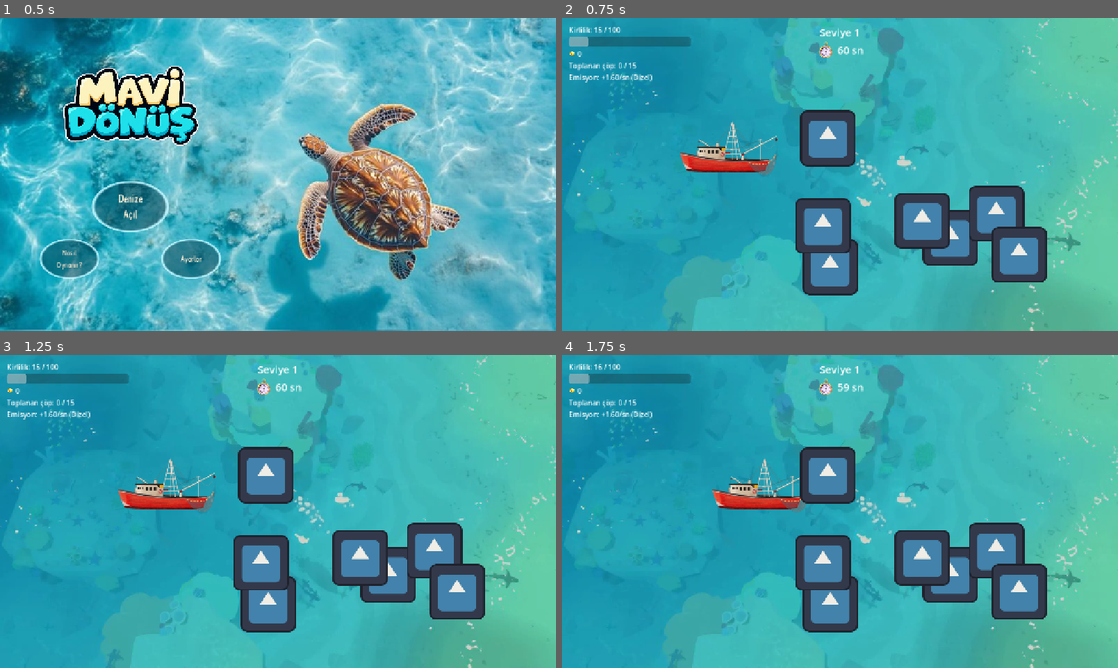
Above: before the commit, frames 1-4 (two rows, left to right).
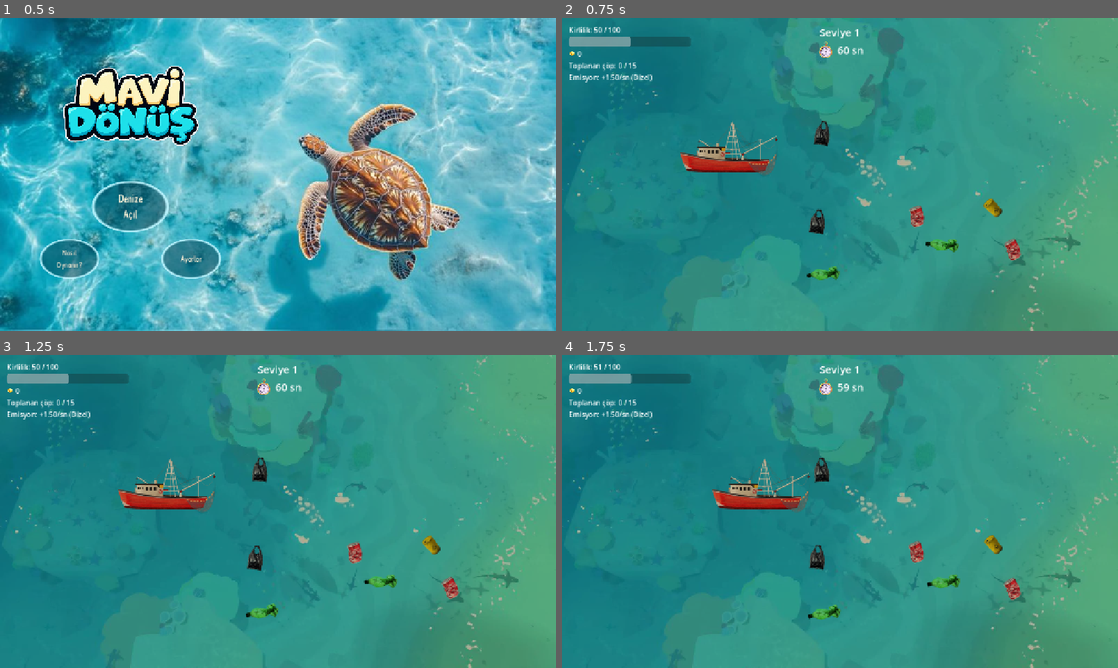
Above: after the commit, the same moments.

Repository: tubaiskol/Mavi-Donus-Hackathon-Team22
Game: Godot game, scene res://scenes/main_menu.tscn
The game is run twice, just before and just after one commit, with the same random seed, the same clock (stepped at 60 frames per second) and the same inputs. The engine's default icon, where the game draws it, is replaced by a stand-in: a white triangle on a blue panel in a dark square.
Inputs:
- Up to frame 1 (0.5 s): no input
- Up to frame 2 (0.75 s): click "Denize Açıl" at 0.5 s
- Up to frame 3 (1.25 s): no input
- Up to frame 4 (1.75 s): hold Right (move_right) from 1.28 s (still down)

Frame 1 is identical in both runs. In frame 2, 99% of the frame differs, in the area x 0-100%, y 0-100%; in frame 3, 99%; in frame 4, 99%.
Error before the commit: Parse Error: Too many arguments for "add_new_trash_pollution()" call. Expected at most 0 but received 1. (res://scripts/trash.gd:28)

Commit message:
kirlilik tabanı, görev sistemi, çöp konteyneri ve gemi kataloğu eklendi

Diff:
--- a/scripts/game_state.gd
+++ b/scripts/game_state.gd
@@ -2,25 +2,87 @@
 
 signal pollution_changed(value: float)
 signal coins_changed(value: int)
+signal boat_changed(boat_id: String)
+signal carried_trash_changed(carried: int, delivered: int)
+signal quests_changed
+signal toast_requested(message: String, duration: float)
 signal round_ended
 signal game_won
 signal game_lost
 
-const INITIAL_TRASH_POLLUTION := 5.0
-const NEW_TRASH_POLLUTION := 3.0
-
-# Oyuncunun gördüğü toplam kirlilik (0 - 100 arası).
-var pollution := 15.0
-
-# Dizel motor emisyonu (Seviye 1'de 1.6/sn, sonraki seviyelerde zorlaşır).
-var emission_per_sec := 1.60
+const INITIAL_TRASH_POLLUTION := 7.0
+const NEW_TRASH_POLLUTION := 3.5
+
+const BOAT_CATALOG := {
+	"red": {
+		"name": "Kırmızı Balıkçı Teknesi",
+		"cost": 0,
+		"radius_bonus": 0.0,
+		"delivery_bonus": 0,
+		"desc": "Standart kıyı temizlik teknesi"
+	},
+	"blue": {
+		"name": "Mavi Temizlik Gemisi",
+		"cost": 10,
+		"radius_bonus": 15.0,
+		"delivery_bonus": 1,
+		"desc": "Toplama alanı +15 | Konteyner bonusu +1 coin"
+	},
+	"emerald": {
+		"name": "Yeşil Eko-Katamaran",
+		"cost": 18,
+		"radius_bonus": 25.0,
+		"delivery_bonus": 2,
+		"desc": "Toplama alanı +25 | Konteyner bonusu +2 coin"
+	},
+	"gold": {
+		"name": "Altın Sahil Güvenlik",
+		"cost": 28,
+		"radius_bonus": 35.0,
+		"delivery_bonus": 3,
+		"desc": "Toplama alanı +35 | Konteyner bonusu +3 coin"
+	},
+	"royal": {
+		"name": "Mor Okyanus Gemisi",
+		"cost": 40,
+		"radius_bonus": 48.0,
+		"delivery_bonus": 4,
+		"desc": "Toplama alanı +48 | Konteyner bonusu +4 coin"
+	}
+}
+
+const BOAT_ORDER := ["red", "blue", "emerald", "gold", "royal"]
+
+# Oyuncunun gördüğü toplam kirlilik (0 - 100 arası, en az %50'den başlar).
+var pollution := 50.0
+
+# Toplam kirliliğin iki kaynağı: denizdeki atıklar ve dizel motor emisyonu.
+var trash_pollution := 50.0
+var motor_pollution := 0.0
+
+# Seviyede kalan toplam çöp (henüz spawn olmamış olanlar dahil).
+var remaining_trash := 15
+# Başlangıçtaki 7-8 çöpün her birinin başlangıç kirliliğindeki payı.
+var initial_trash_unit_pollution := 7.0
+
+# Dizel motor emisyonu (Seviye 1'de 1.5/sn, sonraki seviyelerde zorlaşır).
+var emission_per_sec := 1.50
 var has_solar := false
+var has_wide_net := false
+var has_blue_boat := false
+var owned_boats: Array[String] = ["red"]
+var selected_boat := "red"
 
 var trash_value := -4.0
 var turtle_value := -10.0
 var fish_penalty := 5.0
 
 var coins := 0
+var total_collected_trash := 0
+var carried_trash := 0
+var delivered_trash := 0
+var rescued_turtles := 0
+
 var boat_speed := 220.0
 var pickup_radius := 40.0
 
@@ -29,31 +91,99 @@
 var running := false
 var game_over := false
 
+var quests: Array[Dictionary] = []
+
+
+func _ready() -> void:
+	_init_quests()
+
+
+func _init_quests() -> void:
+	quests = [
+		{
+			"id": "deliver_5",
+			"title": "İlk Teslimat: Konteynere 5 çöp dök",
+			"target": 5,
+			"progress": 0,
+			"reward": 5,
+			"completed": false
+		},
+		{
+			"id": "deliver_15",
+			"title": "Geri Dönüşümcü: Konteynere 15 çöp dök",
+			"target": 15,
+			"progress": 0,
+			"reward": 12,
+			"completed": false
+		},
+		{
+			"id": "collect_20",
+			"title": "Deniz Süpürgesi: Denizden 20 çöp topla",
+			"target": 20,
+			"progress": 0,
+			"reward": 8,
+			"completed": false
+		},
+		{
+			"id": "rescue_2",
+			"title": "Caretta Dostu: 2 Caretta kurtar",
+			"target": 2,
+			"progress": 0,
+			"reward": 10,
+			"completed": false
+		},
+		{
+			"id": "buy_solar",
+			"title": "Temiz Enerji: Güneş Paneli satın al",
+			"target": 1,
+			"progress": 0,
+			"reward": 8,
+			"completed": false
+		},
+		{
+			"id": "deliver_30",
+			"title": "Mavi Kahraman: Konteynere 30 çöp dök",
+			"target": 30,
+			"progress": 0,
+			"reward": 25,
+			"completed": false
+		}
+	]
+
 
 func get_round_time() -> float:
 	match current_round:
 		1: return 60.0
 		2: return 55.0
-		3: return 50.0
+		3: return 52.0
 		4: return 48.0
 		_: return 45.0
 
 
 func get_min_pollution_for_level(level: int) -> float:
-	# Her seviye açıldığında koy biraz daha kirli başlar
+	# Kirlilik en az %50'den başlar ve seviyeye göre başlangıçtaki 7-8 çöple tutarlıdır.
 	match level:
-		1: return 15.0
-		2: return 20.0
-		3: return 25.0
-		4: return 30.0
-		_: return 35.0
+		1: return 50.0
+		2: return 52.0
+		3: return 56.0
+		4: return 58.0
+		_: return 60.0
 
 
 func update_emission_for_current_round() -> void:
 	if has_solar:
 		emission_per_sec = 0.0
 	else:
-		emission_per_sec = 1.60 + (current_round - 1) * 0.15
+		emission_per_sec = 1.50 + (current_round - 1) * 0.15
+
+
+func recalculate_pickup_radius() -> void:
+	var base := 40.0
+	if has_wide_net:
+		base += 25.0
+	if BOAT_CATALOG.has(selected_boat):
+		base += float(BOAT_CATALOG[selected_boat]["radius_bonus"])
+	pickup_radius = base
 
 
 func start_next_level() -> void:
@@ -61,27 +191,163 @@
 	round_time = get_round_time()
 	update_emission_for_current_round()
 
-	# Yeni seviye kirlilik tabanı uygulanır
+
+func start_level_pollution(total_trash: int = 15, initial_trash: int = 7) -> void:
+	remaining_trash = maxi(total_trash, 1)
+	var safe_initial := maxi(initial_trash, 1)
 	var min_pol := get_min_pollution_for_level(current_round)
-	pollution = clampf(maxf(pollution, min_pol), 0.0, 100.0)
-	pollution_changed.emit(pollution)
+	var calculated_pol := float(safe_initial) * INITIAL_TRASH_POLLUTION
+	trash_pollution = clampf(maxf(min_pol, calculated_pol), 50.0, 85.0)
+	initial_trash_unit_pollution = trash_pollution / float(safe_initial)
+	motor_pollution = 0.0
+	_update_pollution()
+
+
+func get_initial_trash_unit_pollution() -> float:
+	return initial_trash_unit_pollution
+
+
+func add_new_trash_pollution(amount: float = NEW_TRASH_POLLUTION) -> void:
+	if game_over:
+		return
+
+	var added := maxf(amount, 0.0)
+	trash_pollution += added
+	_update_pollution()
 
 
 func collect_trash(clean_amount: float = 4.0, coin_amount: int = 1) -> float:
 	if game_over or not running:
 		return 0.0
 
-	var cleaned := absf(clean_amount)
-	add_pollution(-cleaned)
+	var before_pol := pollution
+	var own_clean := maxf(absf(clean_amount), 0.0)
+
+	# Çöp kendi kirlilik payını ve kalan motor emisyonunun eşit payını temizler.
+	var motor_share := 0.0
+	if remaining_trash > 0:
+		motor_share = motor_pollution / float(remaining_trash)
+
+	trash_pollution = maxf(trash_pollution - own_clean, 0.0)
+	motor_pollution = maxf(motor_pollution - motor_share, 0.0)
+
+	remaining_trash = maxi(remaining_trash - 1, 0)
+	if remaining_trash == 0:
+		trash_pollution = 0.0
+		motor_pollution = 0.0
+
+	total_collected_trash += 1
+	carried_trash += 1
 	add_coins(coin_amount)
-	return cleaned
+	_update_pollution()
+	carried_trash_changed.emit(carried_trash, delivered_trash)
+	_update_quests()
+
+	return maxf(before_pol - pollution, own_clean)
+
+
+func deliver_carried_trash() -> int:
+	if carried_trash <= 0 or game_over:
+		return 0
+
+	var count := carried_trash
+	carried_trash = 0
+	delivered_trash += count
+
+	var bonus_per_trash := 1
+	if BOAT_CATALOG.has(selected_boat):
+		bonus_per_trash += int(BOAT_CATALOG[selected_boat]["delivery_bonus"])
+
+	var bonus_coins := count * bonus_per_trash
+	add_coins(bonus_coins)
+	carried_trash_changed.emit(carried_trash, delivered_trash)
+	show_toast(
+		"Çöp Konteynerine %d çöp döküldü! +%d Ek Coin kazandın!" % [count, bonus_coins],
+		3.0
+	)
+	_update_quests()
+	return bonus_coins
+
+
+func record_turtle_rescue() -> void:
+	rescued_turtles += 1
+	_update_quests()
+
+
+func _update_quests() -> void:
+	var changed := false
+	for q in quests:
+		var qid: String = q["id"]
+		var prev_prog: int = q["progress"]
+		match qid:
+			"deliver_5", "deliver_15", "deliver_30":
+				q["progress"] = mini(delivered_trash, int(q["target"]))
+			"collect_20":
+				q["progress"] = mini(total_collected_trash, int(q["target"]))
+			"rescue_2":
+				q["progress"] = mini(rescued_turtles, int(q["target"]))
+			"buy_solar":
+				q["progress"] = 1 if has_solar else 0
+
+		if q["progress"] != prev_prog:
+			changed = true
+
+		if not q["completed"] and int(q["progress"]) >= int(q["target"]):
+			q["completed"] = true
+			changed = true
+			var reward: int = int(q["reward"])
+			add_coins(reward)
+			if AudioManager:
+				AudioManager.play_win()
+			show_toast(
+				"Görev Tamamlandı: %s (+%d Coin!)" % [q["title"], reward],
+				3.5
+			)
+
+	if changed:
+		quests_changed.emit()
+
+
+func get_active_quest_summary() -> String:
+	for q in quests:
+		if not q["completed"]:
+			return "Görev: %s (%d/%d) [+%d Coin]" % [
+				q["title"],
+				int(q["progress"]),
+				int(q["target"]),
+				int(q["reward"])
+			]
+	return "Tüm Görevler Tamamlandı! Harika iş!"
+
+
+func clean_motor_pollution(amount: float) -> void:
+	if game_over:
+		return
+
+	var cleaning := maxf(amount, 0.0)
+	var cleaned_motor := minf(motor_pollution, cleaning)
+	motor_pollution -= cleaned_motor
+	cleaning -= cleaned_motor
+
+	if cleaning > 0.0:
+		trash_pollution = maxf(trash_pollution - cleaning, 0.0)
+
+	_update_pollution()
 
 
 func add_pollution(amount: float) -> void:
 	if game_over:
 		return
 
-	pollution = clampf(pollution + amount, 0.0, 100.0)
+	if amount >= 0.0:
+		motor_pollution += amount
+		_update_pollution()
+	else:
+		clean_motor_pollution(-amount)
+
+
+func _update_pollution() -> void:
+	pollution = clampf(trash_pollution + motor_pollution, 0.0, 100.0)
 	pollution_changed.emit(pollution)
 
 	if pollution >= 100.0 and not game_over:
@@ -91,34 +357,73 @@
 
 
 func add_coins(amount: int) -> void:
-	coins += amount
+	coins = maxi(0, coins + amount)
 	coins_changed.emit(coins)
+
+
+func is_boat_owned(boat_id: String) -> bool:
+	return boat_id in owned_boats
+
+
+func buy_or_select_boat(boat_id: String) -> bool:
+	if not BOAT_CATALOG.has(boat_id):
+		return false
+
+	if is_boat_owned(boat_id):
+		set_boat(boat_id)
+		return true
+
+	var cost: int = int(BOAT_CATALOG[boat_id]["cost"])
+	if coins < cost:
+		return false
+
+	owned_boats.append(boat_id)
+	if boat_id != "red":
+		has_blue_boat = true
+	add_coins(-cost)
+	set_boat(boat_id)
+	return true
+
+
+func set_boat(boat_id: String) -> void:
+	selected_boat = boat_id
+	recalculate_pickup_radius()
+	boat_changed.emit(selected_boat)
+
+
+func get_boat_name(boat_id: String = "") -> String:
+	var id := selected_boat if boat_id.is_empty() else boat_id
+	if BOAT_CATALOG.has(id):
+		return String(BOAT_CATALOG[id]["name"])
+	return "Kırmızı Balıkçı Teknesi"
+
+
+func show_toast(message: String, duration: float = 3.0) -> void:
+	toast_requested.emit(message, duration)
 
 
 func reset() -> void:
 	current_round = 1
 	has_solar = false
+	has_wide_net = false
+	has_blue_boat = false
+	owned_boats = ["red"]
+	selected_boat = "red"
 	update_emission_for_current_round()
 	round_time = get_round_time()
-	pollution = get_min_pollution_for_level(1)
 	coins = 0
+	total_collected_trash = 0
+	carried_trash = 0
+	delivered_trash = 0
+	rescued_turtles = 0
 	boat_speed = 220.0
-	pickup_radius = 40.0
+	recalculate_pickup_radius()
 	running = false
 	game_over = false
 
-	pollution_changed.emit(pollution)
+	_init_quests()
+	start_level_pollution(15, 7)
 	coins_changed.emit(coins)
-
-
-# Geriye dönük uyumluluk için korunan fonksiyonlar
-func start_level_pollution(_total_trash: int = 15, _initial_trash: int = 15) -> void:
-	pass
-
-
-func add_new_trash_pollution() -> void:
-	pass
-
-
-func clean_motor_pollution(_amount: float) -> void:
-	pass
+	boat_changed.emit(selected_boat)
+	carried_trash_changed.emit(carried_trash, delivered_trash)
+	quests_changed.emit()
